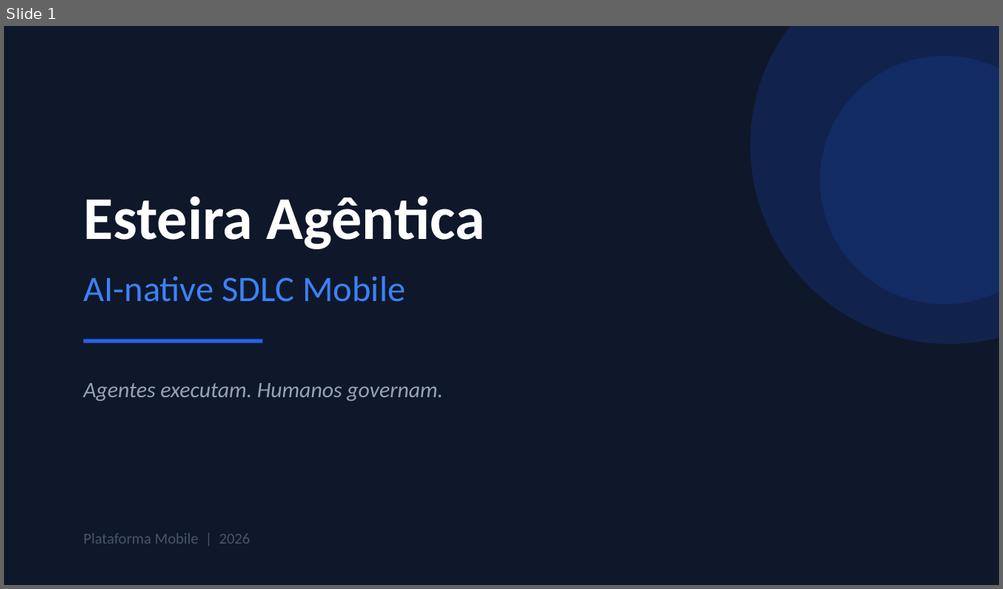
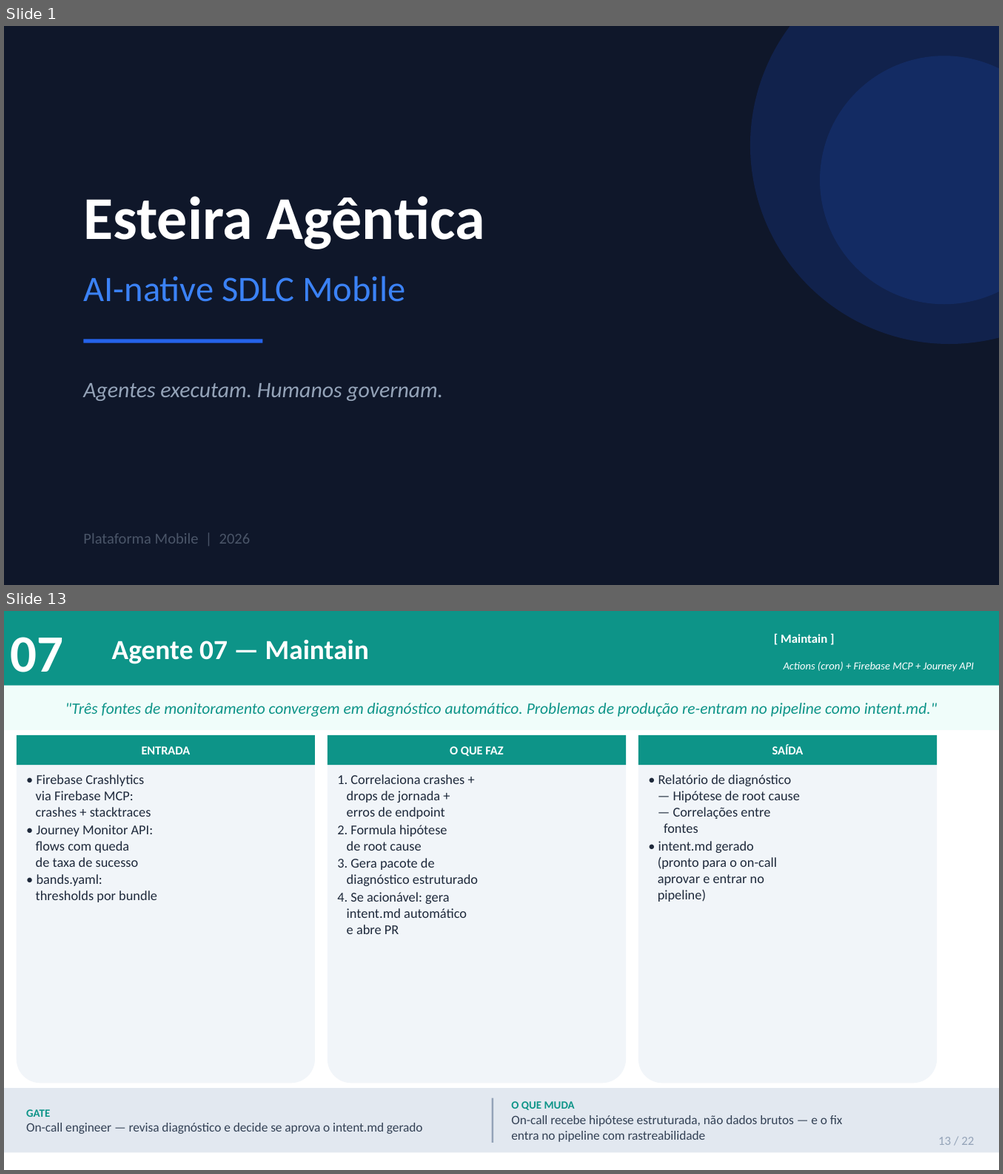
Before and after one commit to jpsslink/sdlc-agentico, a slide deck: esteira-agentica-pitch.pptx. Shown one above the other, each under a label of ours: slide 1 before the commit, slides 1 and 13 after it; the slides between them are not shown. The pictures are 1003x589 and 1003x1174 pixels, drawn with LibreOffice and Linux fonts; fonts in the diff are those of the drawing. Boxes give left, top, right and bottom in pixels: in the first picture for what was removed or moved away, otherwise in the second. Text is boxed around its words. In the diff, an @@ line names an element or a change of style, - is before the commit and + after.

```diff
--- a/esteira-agentica-pitch.pptx
+++ b/esteira-agentica-pitch.pptx
@@ slide 13 added at (x1=4, y1=611, x2=999, y2=1170), background #FFFFFF @@
@@ rectangle added at (x1=4, y1=611, x2=999, y2=686), fill #0D9488 @@
@@ text added at (x1=10, y1=637, x2=63, y2=672), 38 pt, text #FFFFFF, bold @@
+07
@@ text added at (x1=112, y1=640, x2=369, y2=664), 20 pt, text #FFFFFF, bold @@
+Agente 07 — Maintain
@@ text added at (x1=780, y1=634, x2=827, y2=643), 9 pt, text #FFFFFF, bold @@
+[ Maintain ]
@@ text added at (x1=783, y1=661, x2=973, y2=672), 7.8 pt, text #FFFFFF, italic @@
+Actions (cron) + Firebase MCP + Journey API
@@ rectangle added at (x1=4, y1=686, x2=999, y2=730), fill #F0FDFA @@
@@ text added at (x1=65, y1=703, x2=937, y2=717), 11.5 pt, text #0D9488, italic @@
+"Três fontes de monitoramento convergem em diagnóstico automático. Problemas de produção re-entram no pipeline como intent.md."
@@ rounded rectangle added at (x1=17, y1=735, x2=316, y2=1083), fill #F1F5F9 @@
@@ rectangle added at (x1=17, y1=735, x2=316, y2=765), fill #0D9488 @@
@@ rounded rectangle added at (x1=327, y1=735, x2=626, y2=1083), fill #F1F5F9 @@
@@ rectangle added at (x1=327, y1=735, x2=626, y2=765), fill #0D9488 @@
@@ rounded rectangle added at (x1=638, y1=735, x2=937, y2=1083), fill #F1F5F9 @@
@@ rectangle added at (x1=638, y1=735, x2=937, y2=765), fill #0D9488 @@
@@ text added at (x1=142, y1=746, x2=190, y2=755), 8.8 pt, text #FFFFFF, bold @@
+ENTRADA
@@ text added at (x1=449, y1=746, x2=503, y2=756), 8.8 pt, text #FFFFFF, bold @@
+O QUE FAZ
@@ text added at (x1=772, y1=745, x2=803, y2=755), 8.8 pt, text #FFFFFF, bold @@
+SAÍDA
@@ text added at (x1=36, y1=775, x2=157, y2=903), 9.8 pt, text #1E293B @@
+• Firebase Crashlytics
+via Firebase MCP:
+crashes + stacktraces
+• Journey Monitor API:
+flows com queda
+de taxa de sucesso
+• bands.yaml:
+thresholds por bundle
@@ text added at (x1=337, y1=775, x2=478, y2=934), 9.8 pt, text #1E293B @@
+1. Correlaciona crashes +
+drops de jornada +
+erros de endpoint
+2. Formula hipótese
+de root cause
+3. Gera pacote de
+diagnóstico estruturado
+4. Se acionável: gera
+intent.md automático
+e abre PR
@@ text added at (x1=657, y1=775, x2=800, y2=902), 9.8 pt, text #1E293B @@
+• Relatório de diagnóstico
+— Hipótese de root cause
+— Correlações entre
+fontes
+• intent.md gerado
+(pronto para o on-call
+aprovar e entrar no
+pipeline)
@@ rectangle added at (x1=4, y1=1088, x2=999, y2=1153), fill #E2E8F0 @@
@@ rectangle added at (x1=492, y1=1099, x2=493, y2=1143), fill #94A3B8 @@
@@ text added at (x1=26, y1=1110, x2=423, y2=1134), 9.3 pt, text #334155 @@
+GATE
+On-call engineer — revisa diagnóstico e decide se aprova o intent.md gerado
@@ text added at (x1=511, y1=1102, x2=842, y2=1142), 9.3 pt, text #334155 @@
+O QUE MUDA
+On-call recebe hipótese estruturada, não dados brutos — e o fix entra no pipeline com rastreabilidade
@@ text added at (x1=938, y1=1137, x2=973, y2=1145), 9 pt, text #94A3B8 @@
+13 / 22
```
Also in this commit, not shown: 13 slides changed, 7 other slides added, 1 other file.
